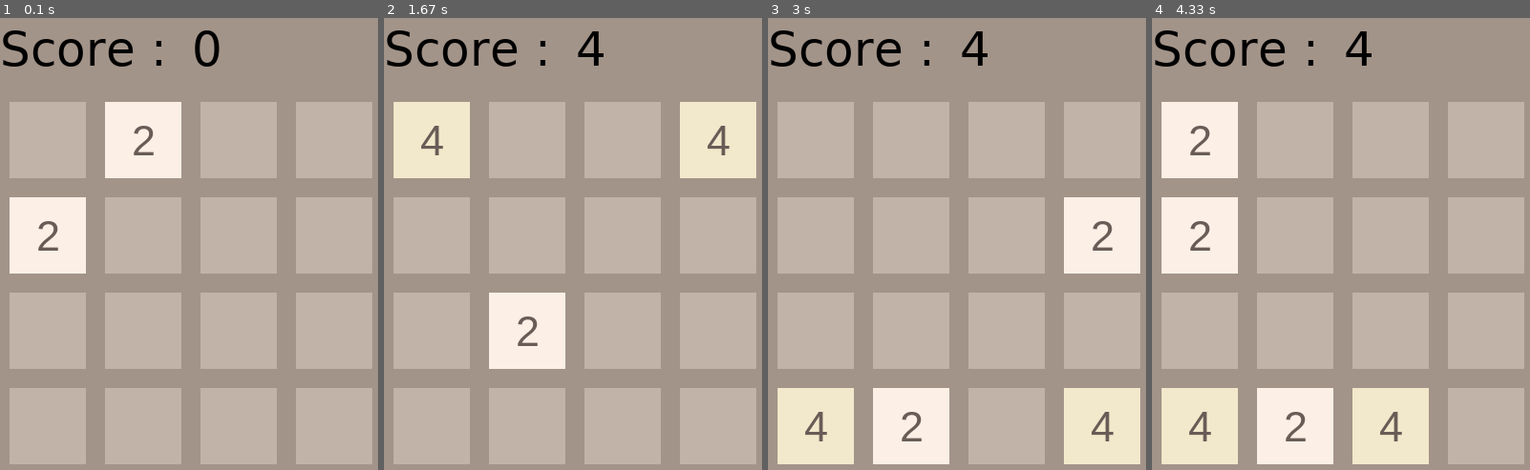
Above: before the commit, frames 1-4 (left to right).
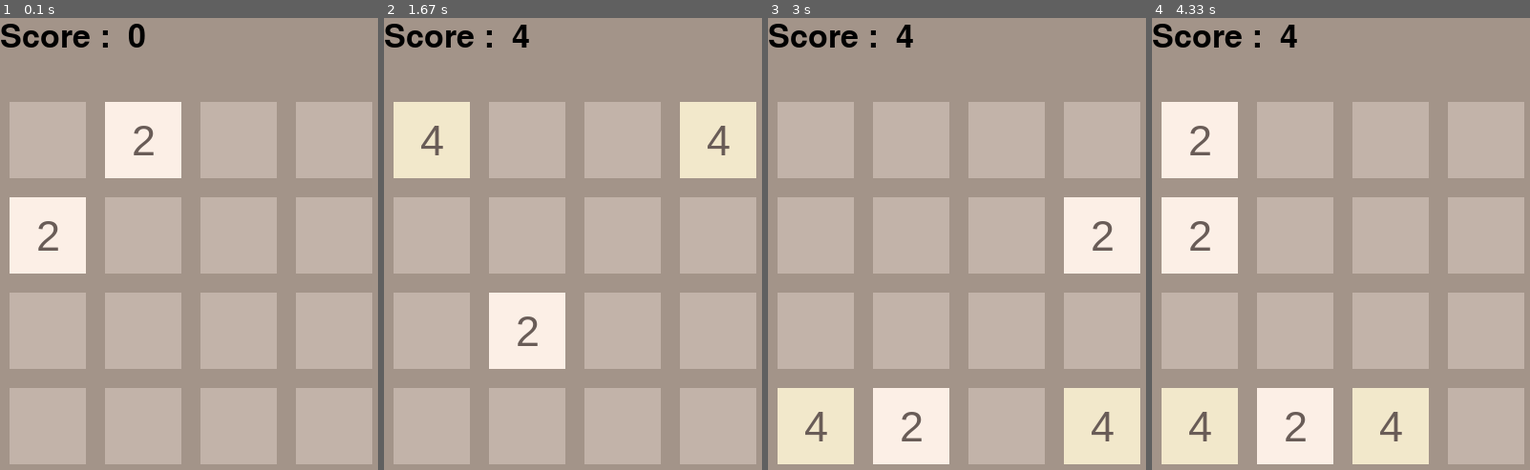
Above: after the commit, the same moments.

Repository: codePerfect7/2048pygame
Game: pygame game, started from game.py
Same seed, same stepped clock (60 frames per second), same inputs: the game is played once before the commit and once after it.
Inputs:
- Up to frame 1 (0.1 s): no input
- Up to frame 2 (1.67 s): hold Right 0.33-0.8 s; hold Up 0.83-1.3 s
- Up to frame 3 (3 s): hold Down 2.4-2.87 s; hold Left from 2.9 s (still down)
- Up to frame 4 (4.33 s): release Left at 3.37 s

The runs differ from the first frame. In frame 1, 1.7% of the frame differs, in the area x 0-59%, y 1-11%; in frame 2, 1.6%; in frame 3, 1.6%; in frame 4, 1.6%.

Commit message:
Update colors.py

Diff:
--- a/colors.py
+++ b/colors.py
@@ -1,11 +1,6 @@
 GRID_COLOR = "#a39489"
 EMPTY_CELL_COLOR = "#c2b3a9"
-GAME_OVER_FONT_COLOR = "#ffffff"
-WINNER_BG = "#ffcc00"
-LOSER_BG = "#a39489"
-SCORE_LABEL_FONT = ("Verdana", 20)
-SCORE_FONT = ("Helvetica", 32, "bold")
-GAME_OVER_FONT = ("Helvetica", 48, "bold")
+SCORE_LABEL_FONT = "Verdana"
 
 CELL_COLORS = {
     2: "#fcefe6",
@@ -34,17 +29,3 @@
     1024: "#ffffff",
     2048: "#ffffff"
 }
-
-CELL_NUMBER_FONTS = {
-    2: ("Helvetica", 55, "bold"),
-    4: ("Helvetica", 55, "bold"),
-    8: ("Helvetica", 55, "bold"),
-    16: ("Helvetica", 50, "bold"),
-    32: ("Helvetica", 50, "bold"),
-    64: ("Helvetica", 50, "bold"),
-    128: ("Helvetica", 45, "bold"),
-    256: ("Helvetica", 45, "bold"),
-    512: ("Helvetica", 45, "bold"),
-    1024: ("Helvetica", 40, "bold"),
-    2048: ("Helvetica", 40, "bold")
-}
